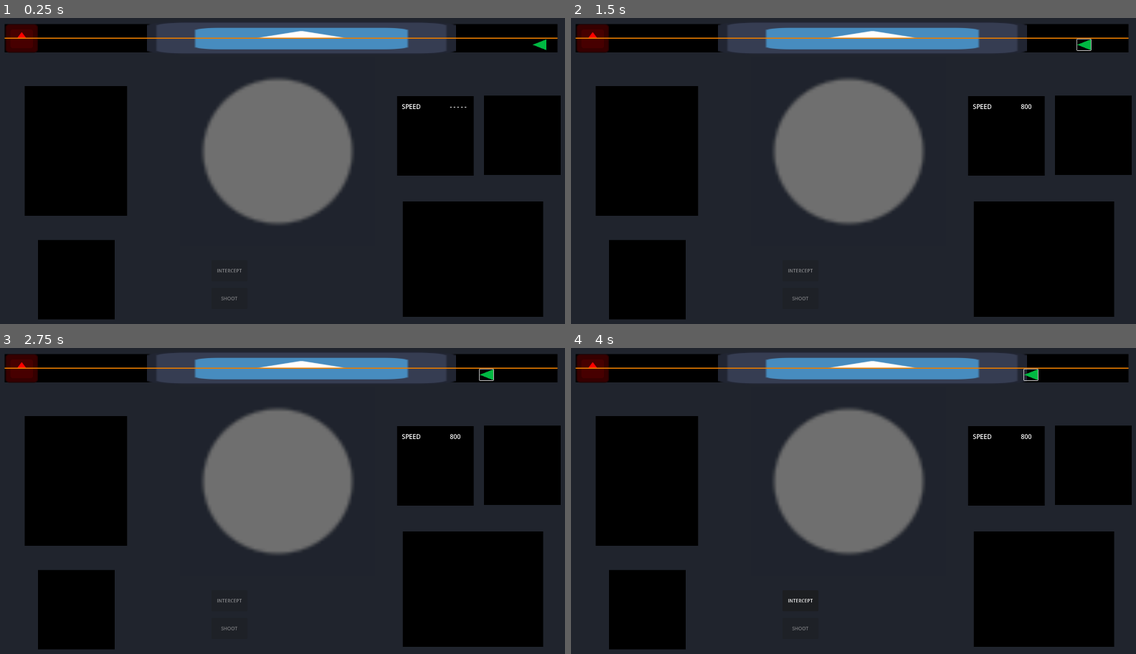
Above: before the commit, frames 1-4 (two rows, left to right).
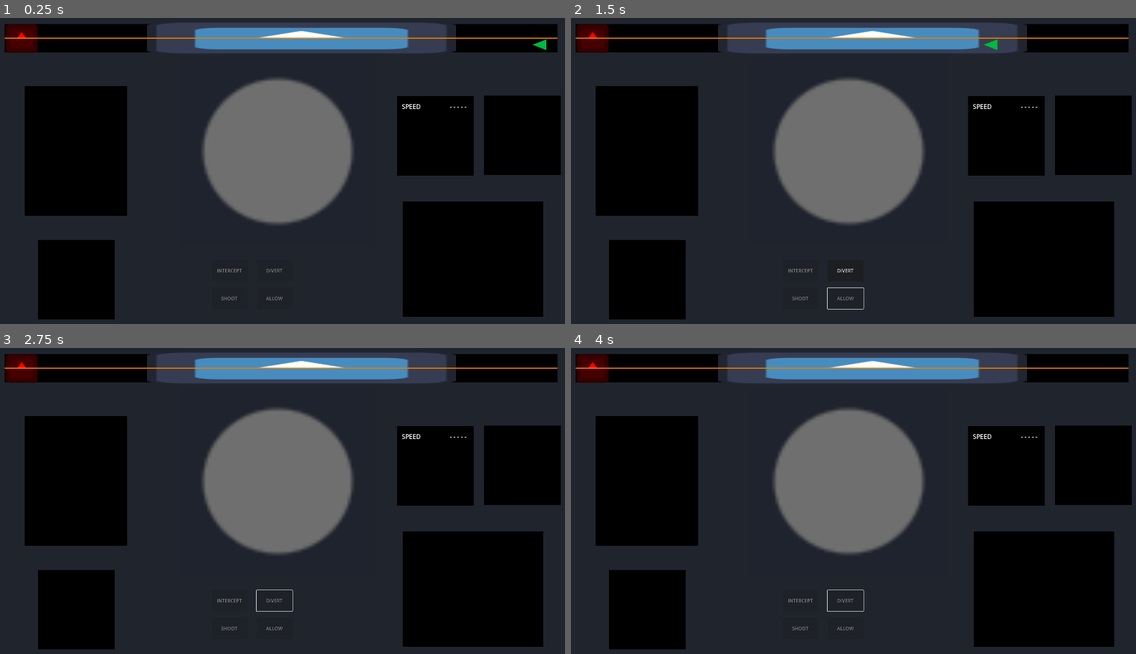
Above: after the commit, the same moments.

Repository: Altered-Dimension-Studios/brackeys-game-jam
Game: Godot game, scene res://managers/game_manager.tscn
Same seed, same stepped clock (60 frames per second), same inputs: the game is played once before the commit and once after it. The engine's default icon, where the game draws it, is replaced by a stand-in: a white triangle on a blue panel in a dark square.
Inputs (mouse positions are in pixels of both pictures, inside the frame that each line leads up to):
- Up to frame 1 (0.25 s): no input
- Up to frame 2 (1.5 s): click (1107, 45) at 0.5 s; click (847, 299) at 1.25 s, where only the run after the commit has a clickable "ALLOW"
- Up to frame 3 (2.75 s): click (276, 601) at 2 s, where only the run after the commit has a clickable "DIVERT"
- Up to frame 4 (4 s): click (1056, 375) at 2.77 s; click (1039, 375) at 3.52 s

The runs differ from the first frame. In frame 1, less than 0.1% of the frame differs, in the area x 47-50%, y 81-93%; in frame 2, 0.2%, in the area x 45-93%, y 6-96%; in frame 3, 0.2%; in frame 4, 0.2%.

Commit message:
add allow option

Diff:
--- a/actors/map.tscn
+++ b/actors/map.tscn
@@ -56,7 +56,6 @@
 
 [node name="CollisionShape2D" type="CollisionShape2D" parent="NoReturnZone/Area2D"]
 position = Vector2(-2.78259, 2)
-scale = Vector2(1, 1)
 shape = SubResource("RectangleShape2D_nbfal")
 
 [node name="Divider" type="ColorRect" parent="."]
--- a/managers/airplane_manager.gd
+++ b/managers/airplane_manager.gd
@@ -25,6 +25,8 @@
 func _init() -> void:
 	SignalBus.plane_removed.connect(_on_plane_removed.bind())
 	SignalBus.plane_clicked.connect(_plane_selected.bind())
+	SignalBus.plane_entered_interception.connect(_plane_entered_interception.bind())
+	SignalBus.plane_exited_interception.connect(_plane_exited_interception.bind())
 
 func ready_constructor(_plane_start, _plane_end, _interceptor_start, _interceptor_end) -> void:
 	plane_start = _plane_start
@@ -107,3 +109,19 @@
 		interceptor.intercept_target = null
 		return true
 	return false
+
+func allow_plane(plane: Airplane) -> bool:
+	if plane != null:
+		plane.air_speed = 20000
+		if interceptor != null && interceptor.intercept_target == plane:
+			interceptor.intercept_target = null
+		if selected_plane == plane:
+			selected_plane = null
+		return true
+	return false
+
+func _plane_entered_interception(plane: Airplane) -> void:
+	pass
+
+func _plane_exited_interception(plane: Airplane) -> void:
+	pass
--- a/managers/dashboard_manager.gd
+++ b/managers/dashboard_manager.gd
@@ -33,13 +33,18 @@
 
 func _on_button_fire_pressed() -> void:
 	if AirplaneManagerInstance._destroy_intercepted_plane():
+		$ButtonIntercept.disabled = true
 		$ButtonFire.disabled = true
+		$ButtonDivert.disabled = true
+		$ButtonAllow.disabled = true
 
 func _plane_removed(plane: Airplane) -> void:
 	if AirplaneManagerInstance.selected_plane == plane || \
 	AirplaneManagerInstance.num_airplanes == 0:
 		$ButtonIntercept.disabled = true
 		$ButtonFire.disabled = true
+		$ButtonDivert.disabled = true
+		$ButtonAllow.disabled = true
 
 func _plane_selected(plane: Airplane) -> void:
 	if plane is not Interceptor && \
@@ -47,6 +52,11 @@
 	plane.in_interception_area:
 		AirplaneManagerInstance.can_intercept = true
 		$ButtonIntercept.disabled = false
+
+	if plane is not Interceptor:
+		$ButtonAllow.disabled = false
+		$ButtonDivert.disabled = false
+
 
 func _plane_intercepted(plane: Airplane) -> void:
 	$ButtonFire.disabled = false
@@ -60,3 +70,8 @@
 func _plane_exited_interception(plane: Airplane) -> void:
 	if plane is Interceptor:
 		AirplaneManagerInstance.can_intercept = true
+
+func _on_button_allow_pressed() -> void:
+	if AirplaneManagerInstance.selected_plane is not Interceptor && \
+	AirplaneManagerInstance.allow_plane(AirplaneManagerInstance.selected_plane):
+		$ButtonAllow.disabled = true
--- a/managers/dashboard_manager.tscn
+++ b/managers/dashboard_manager.tscn
@@ -25,6 +25,24 @@
 disabled = true
 text = "SHOOT"
 
+[node name="ButtonAllow" type="Button" parent="."]
+offset_left = 879.0
+offset_top = 916.0
+offset_right = 999.0
+offset_bottom = 986.0
+disabled = true
+text = "ALLOW"
+
+[node name="ButtonDivert" type="Button" parent="."]
+offset_left = 879.0
+offset_top = 823.0
+offset_right = 999.0
+offset_bottom = 893.0
+disabled = true
+text = "DIVERT
+"
+
 [connection signal="pressed" from="ButtonIntercept" to="." method="_on_button_intercept_pressed"]
 [connection signal="timeout" from="ButtonIntercept/CooldownTimer" to="." method="_on_cooldown_timer_timeout"]
 [connection signal="pressed" from="ButtonFire" to="." method="_on_button_fire_pressed"]
+[connection signal="pressed" from="ButtonAllow" to="." method="_on_button_allow_pressed"]
